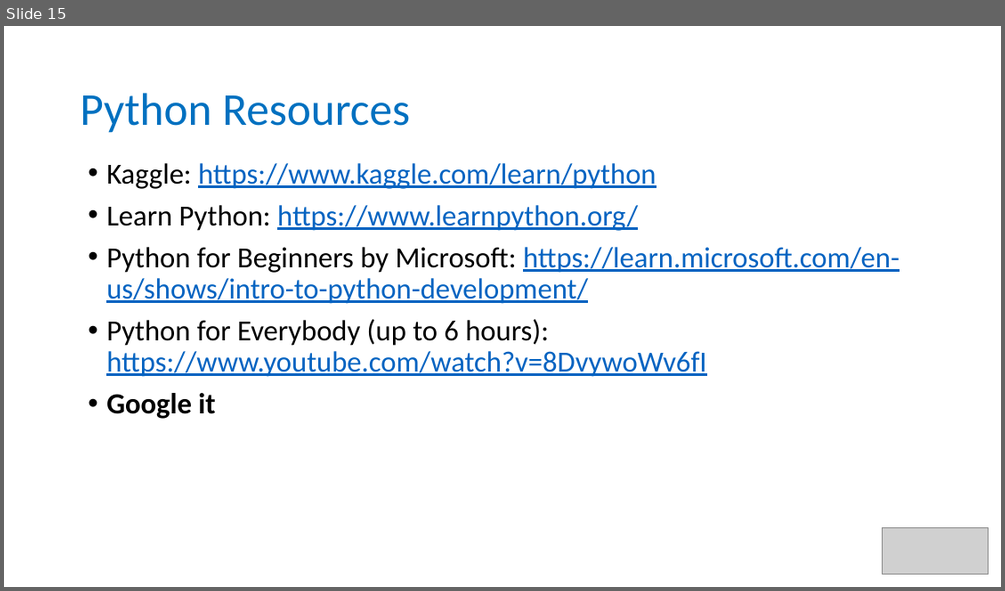
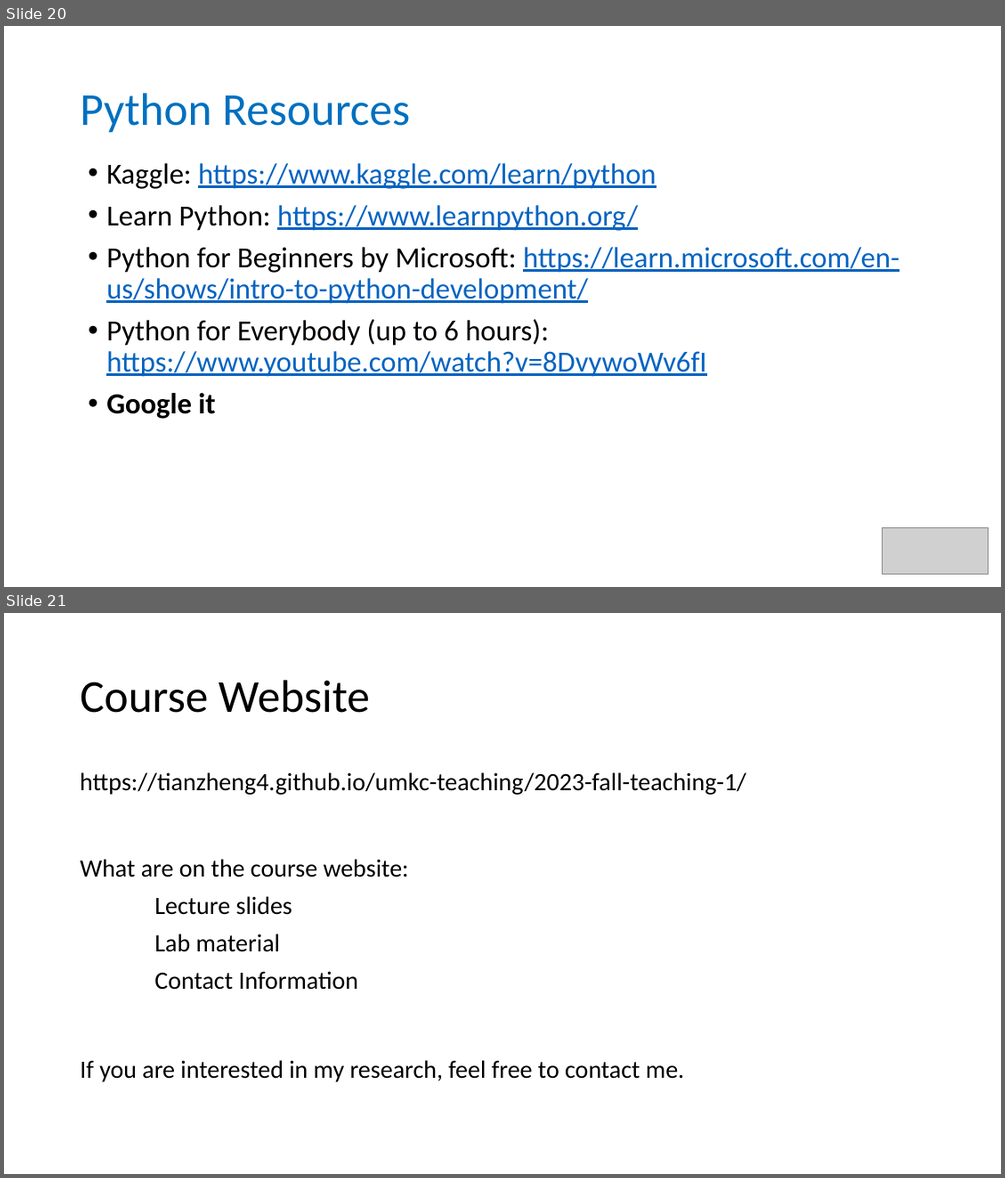
Before and after one commit to tianzheng4/tianzheng4.github.io, a slide deck: _umkc-teaching/slides/Lecture1 - Introduction.pptx. Shown one above the other, each under a label of ours: slide 15 before the commit, slides 20 and 21 after it. The pictures are 1005x591 and 1005x1178 pixels, drawn with LibreOffice and Linux fonts; fonts in the diff are those of the drawing; grey boxes stand for pictures. Boxes give left, top, right and bottom in pixels: in the first picture for what was removed or moved away, otherwise in the second. Text is boxed around its words. In the diff, an @@ line names an element or a change of style, - is before the commit and + after.

```diff
--- a/_umkc-teaching/slides/Lecture1 - Introduction.pptx
+++ b/_umkc-teaching/slides/Lecture1 - Introduction.pptx
@@ slide 21 added at (4,613,1001,1174), background #FFFFFF @@
@@ title added at (80,680,370,713), 44 pt, text #000000 @@
+Course Website
@@ text added at (80,772,746,795), 24 pt, text #000000 @@
+https://tianzheng4.github.io/umkc-teaching/2023-fall-teaching-1/
@@ text added at (80,859,409,989), 24 pt, text #000000 @@
+What are on the course website:
+Lecture slides
+Lab material
+Contact Information
@@ text added at (80,1060,684,1082), 24 pt, text #000000 @@
+If you are interested in my research, feel free to contact me.
@@ what was slide 15 is now slide 20 @@
```
Also in this commit, not shown: 2 slides changed, 6 other slides added, 1 slide removed.
